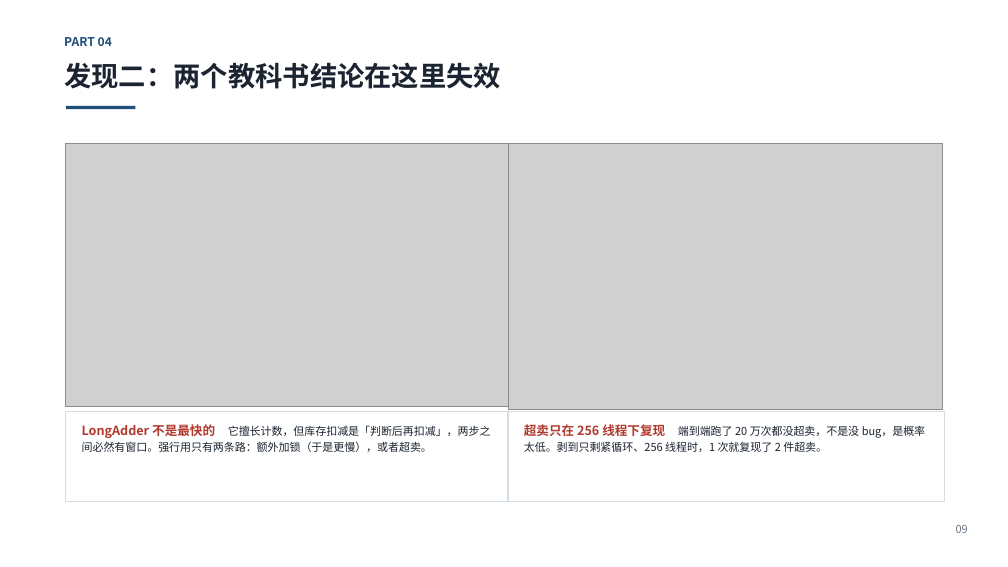
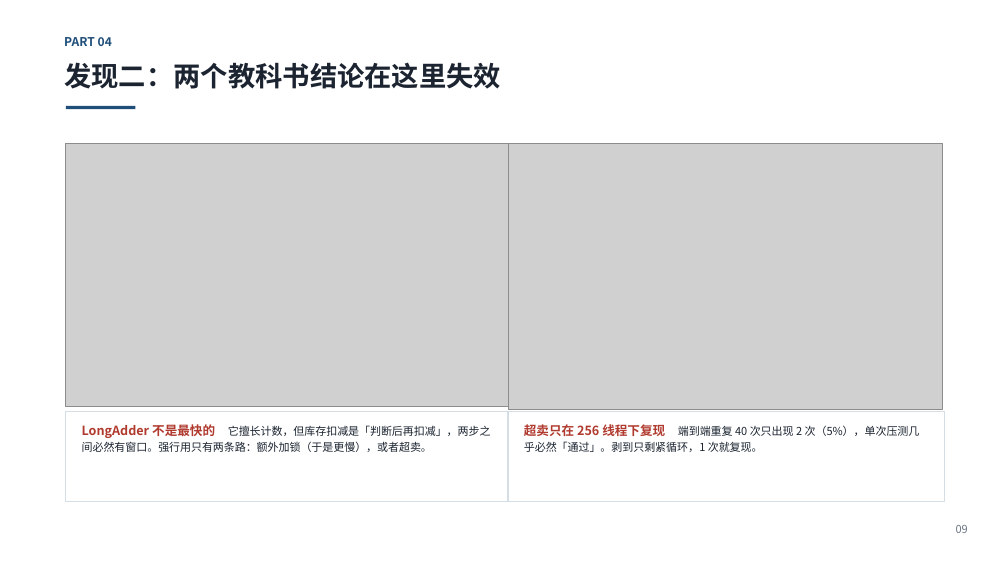
Before and after one commit to Chesed2115/seckill-order-queue, a slide deck: slide 9 of docs/deliverables/中期进度汇报.pptx. Drawn at 1008x567 pixels with LibreOffice and Linux fonts; fonts in the diff are those of the drawing; grey boxes stand for pictures. Boxes give left, top, right and bottom in pixels: in the first picture for what was removed or moved away, otherwise in the second. Text is boxed around its words. In the diff, an @@ line names an element or a change of style, - is before the commit and + after.

Commit message:
更正端到端超卖结论：补做 40 次复现率实验（5%），新增现场演示与复现率脚本

```diff
--- a/docs/deliverables/中期进度汇报.pptx
+++ b/docs/deliverables/中期进度汇报.pptx
@@ text at [524,424,920,452]: text changed @@
-超卖只在 256 线程下复现 端到端跑了 20 万次都没超卖，不是没 bug，是概率太低。剥到只剩紧循环、256 线程时，1 次就复现了 2 件超卖。
+超卖只在 256 线程下复现 端到端重复 40 次只出现 2 次（5%），单次压测几乎必然「通过」。剥到只剩紧循环，1 次就复现。
```
Also in this commit, not shown: 6 other files.
